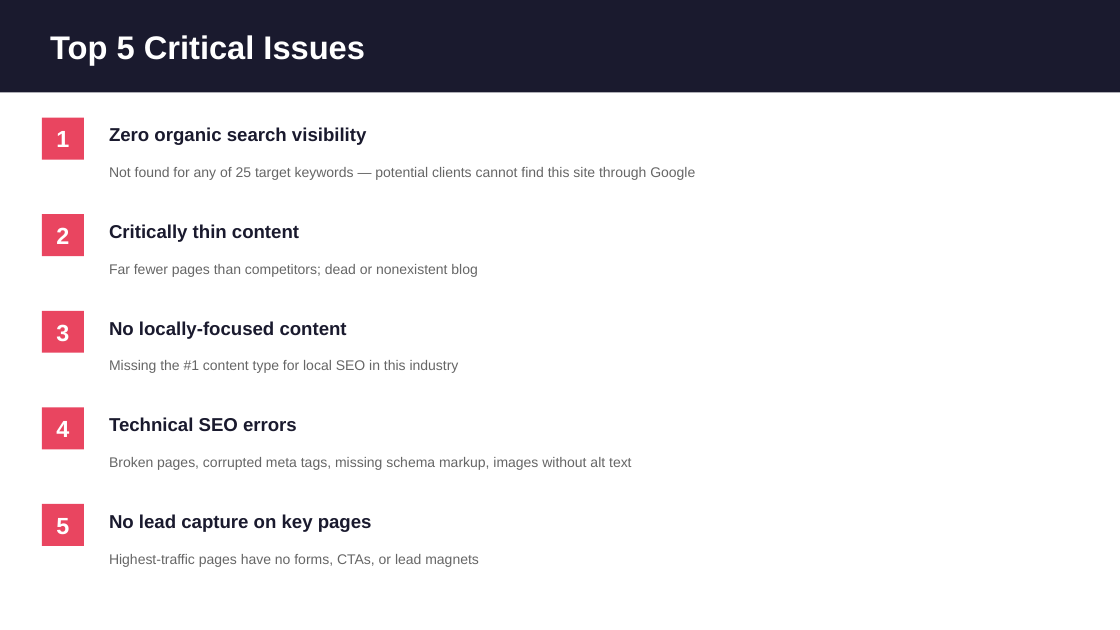
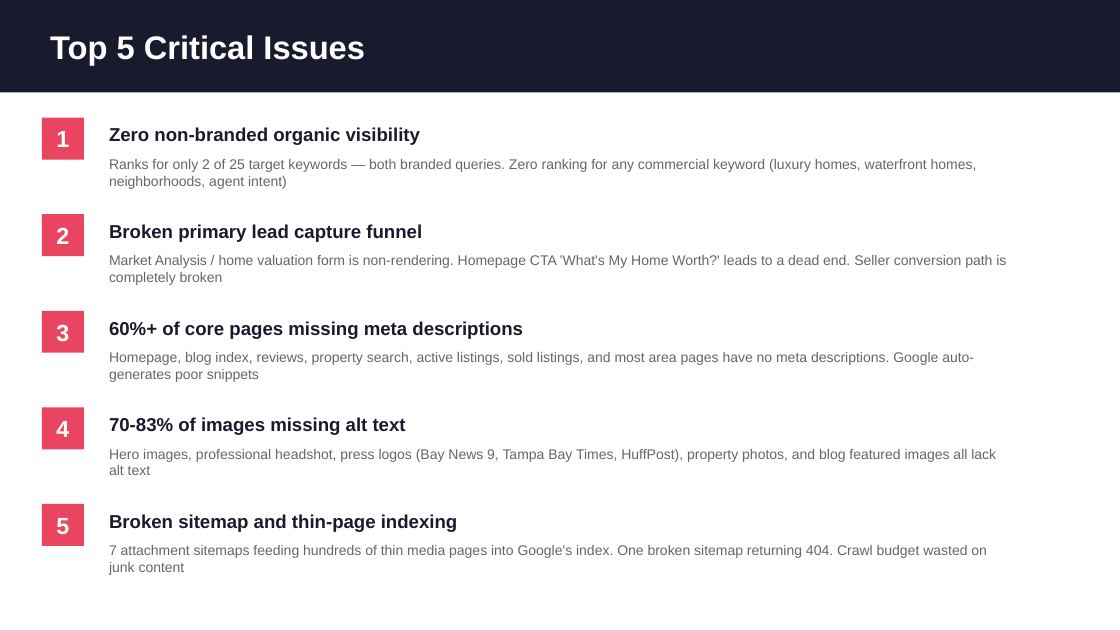
Before and after one commit to tastyppc-marketing/site-audit, a slide deck: slide 3 of clients/liane-jamason/seo/reports/SEO-Audit-Presentation.pptx. Drawn at 1120x630 pixels with LibreOffice and Linux fonts; fonts in the diff are those of the drawing. Boxes give left, top, right and bottom in pixels: in the first picture for what was removed or moved away, otherwise in the second. Text is boxed around its words. In the diff, an @@ line names an element or a change of style, - is before the commit and + after.

```diff
--- a/clients/liane-jamason/seo/reports/SEO-Audit-Presentation.pptx
+++ b/clients/liane-jamason/seo/reports/SEO-Audit-Presentation.pptx
@@ text at [109,127,420,145]: text changed @@
-Zero organic search visibility
+Zero non-branded organic visibility
@@ text at [109,159,977,189]: text changed @@
-Not found for any of 25 target keywords — potential clients cannot find this site through Google
+Ranks for only 2 of 25 target keywords — both branded queries. Zero ranking for any commercial keyword (luxury homes, waterfront homes, neighborhoods, agent intent)
@@ text at [109,224,422,242]: text changed @@
-Critically thin content
+Broken primary lead capture funnel
@@ text at [109,255,1006,285]: text changed @@
-Far fewer pages than competitors; dead or nonexistent blog
+Market Analysis / home valuation form is non-rendering. Homepage CTA 'What's My Home Worth?' leads to a dead end. Seller conversion path is completely broken
@@ text at [109,321,523,339]: text changed @@
-No locally-focused content
+60%+ of core pages missing meta descriptions
@@ text at [109,352,974,382]: text changed @@
-Missing the #1 content type for local SEO in this industry
+Homepage, blog index, reviews, property search, active listings, sold listings, and most area pages have no meta descriptions. Google auto-generates poor snippets
@@ text at [109,417,406,435]: text changed @@
-Technical SEO errors
+70-83% of images missing alt text
@@ text at [109,449,996,475]: text changed @@
-Broken pages, corrupted meta tags, missing schema markup, images without alt text
+Hero images, professional headshot, press logos (Bay News 9, Tampa Bay Times, HuffPost), property photos, and blog featured images all lack alt text
@@ text at [109,514,457,532]: text changed @@
-No lead capture on key pages
+Broken sitemap and thin-page indexing
@@ text at [109,545,987,575]: text changed @@
-Highest-traffic pages have no forms, CTAs, or lead magnets
+7 attachment sitemaps feeding hundreds of thin media pages into Google's index. One broken sitemap returning 404. Crawl budget wasted on junk content
```
Also in this commit, not shown: 14 other slides changed, 4 other files.
